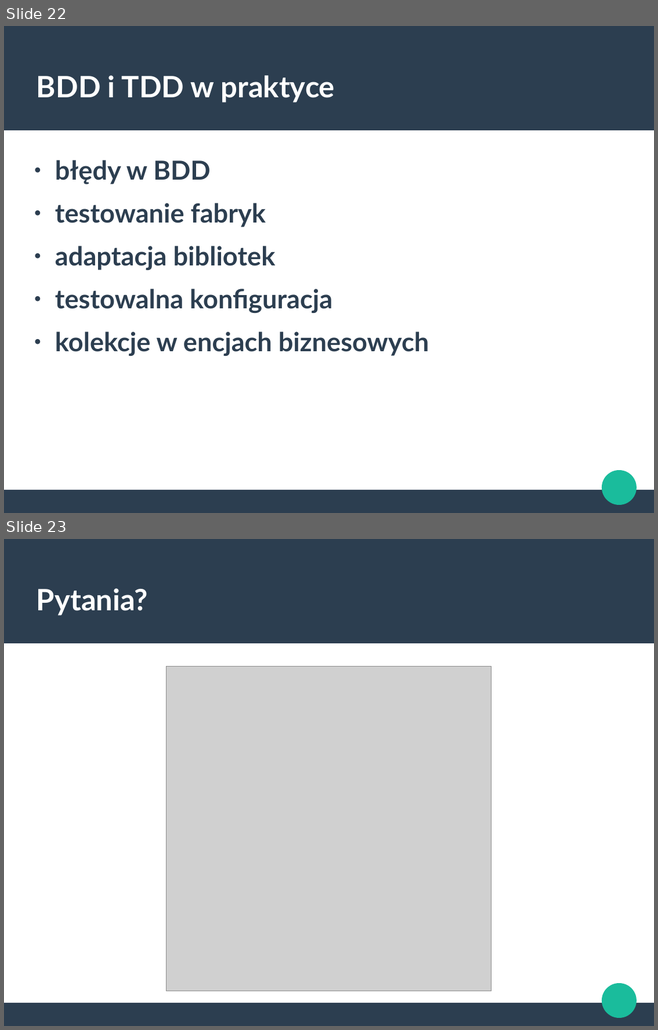
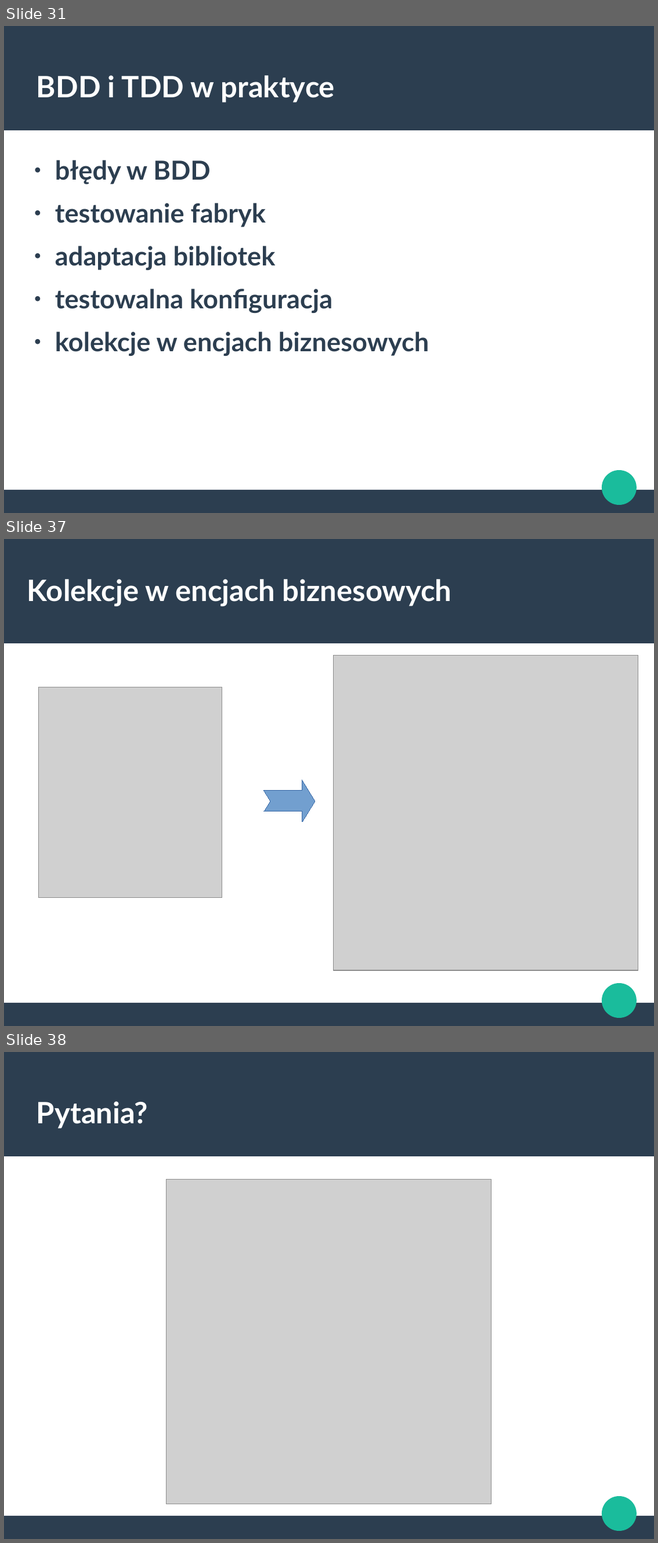
Before and after one commit to bartoszgolek/PHPers, a slide deck: Prezentacja PHPers.odp. Shown one above the other, each under a label of ours: slides 22 and 23 before the commit, slides 31, 37 and 38 after it; the slides between them are not shown. The pictures are 658x1030 and 658x1543 pixels, drawn with LibreOffice and Linux fonts; fonts in the diff are those of the drawing; grey boxes stand for pictures. Boxes give left, top, right and bottom in pixels: in the first picture for what was removed or moved away, otherwise in the second. Text is boxed around its words. In the diff, an @@ line names an element or a change of style, - is before the commit and + after.

```diff
--- a/Prezentacja PHPers.odp
+++ b/Prezentacja PHPers.odp
@@ slide 37 added at (4,539,654,1026), background #FFFFFF; not listed: 3 template elements that a slide beside it also shows @@
@@ title added at (27,579,452,606), 36 pt, text #FFFFFF, bold @@
+Kolekcje w encjach biznesowych
@@ picture added at (333,655,639,971) @@
@@ picture added at (39,687,222,898) @@
@@ freeform shape added at (264,780,315,822), fill #729FCF, outline #3465A4 0 pt @@
@@ what was slide 22 is now slide 31 @@
@@ what was slide 23 is now slide 38 @@
```
Also in this commit, not shown: 2 slides changed, 14 other slides added, 13 other files.
